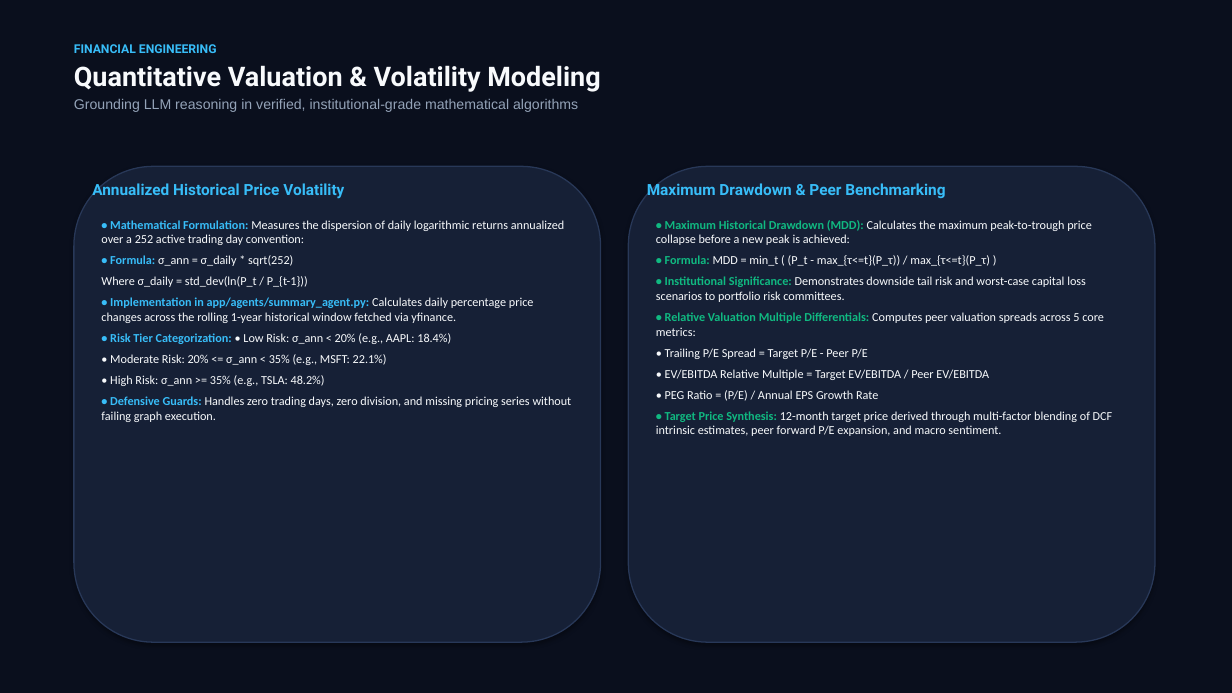
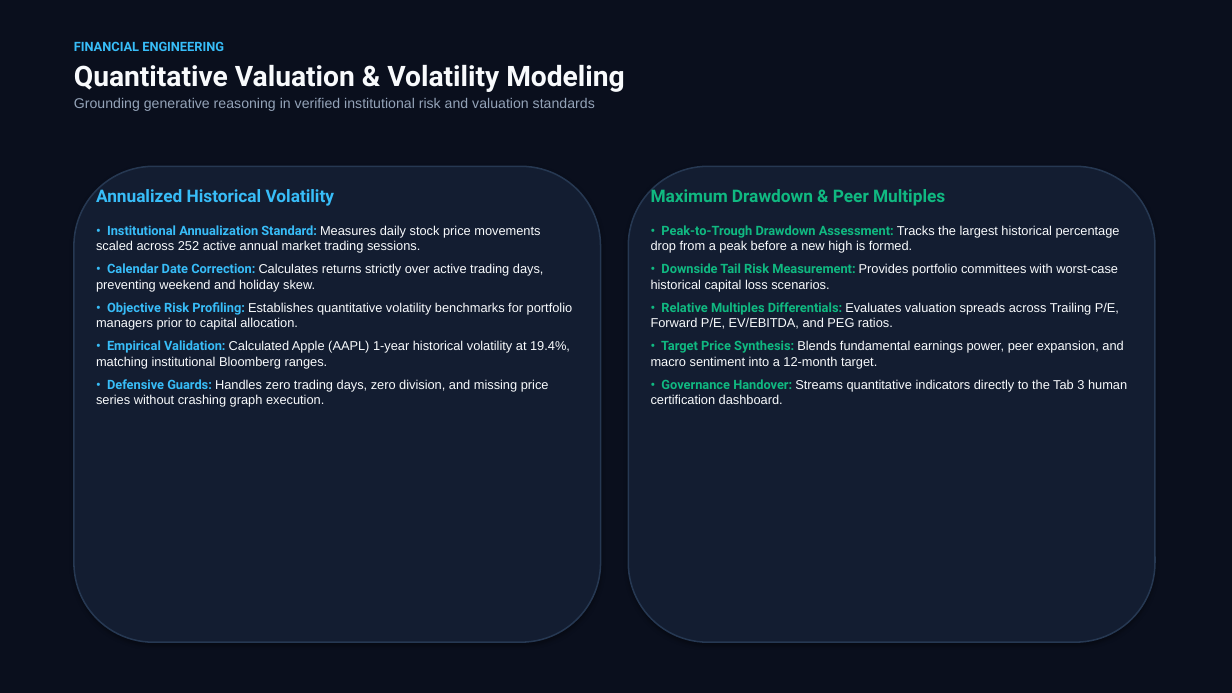
Before and after one commit to SagarTrimukhe/ai-investment-research-assistant, a slide deck: slide 9 of CAPSTONE_PROJECT_PRESENTATION.pptx. Drawn at 1232x693 pixels with LibreOffice and Linux fonts; fonts in the diff are those of the drawing. Boxes give left, top, right and bottom in pixels: in the first picture for what was removed or moved away, otherwise in the second. Text is boxed around its words. In the diff, an @@ line names an element or a change of style, - is before the commit and + after.

Commit message:
refactor: simplify presentation deck, eliminate formulas in PDF/PPT, and fix table borders and indentation

```diff
--- a/CAPSTONE_PROJECT_PRESENTATION.pptx
+++ b/CAPSTONE_PROJECT_PRESENTATION.pptx
@@ text at [74,41,625,92]: size 9.5 to 10 pt in "FINANCIAL ENGINEERING"; size 21 to 22 pt in "Quantitative Valuation & Volatility Modeling" @@
@@ text at [74,98,595,111]: text changed @@
-Grounding LLM reasoning in verified, institutional-grade mathematical algorithms
+Grounding generative reasoning in verified institutional risk and valuation standards
@@ rounded rectangle at [74,166,601,642]: fill #162036 to #131D31; outline #283858 1 pt to #263852 1.2 pt @@
@@ rounded rectangle at [628,166,1155,642]: fill #162036 to #131D31; outline #283858 1 pt to #263852 1.2 pt @@
@@ text removed at [92,183,344,199] @@
-Annualized Historical Price Volatility
@@ text at [96,189,573,407]: text changed; size 9.5 to 10 pt; font Calibri to Arial @@
-• Mathematical Formulation: Measures the dispersion of daily logarithmic returns annualized over a 252 active trading day convention:
-• Formula: σ_ann = σ_daily * sqrt(252)
-Where σ_daily = std_dev(ln(P_t / P_{t-1}))
-• Implementation in app/agents/summary_agent.py: Calculates daily percentage price changes across the rolling 1-year historical window fetched via yfinance.
-• Risk Tier Categorization: • Low Risk: σ_ann < 20% (e.g., AAPL: 18.4%)
-• Moderate Risk: 20% <= σ_ann < 35% (e.g., MSFT: 22.1%)
-• High Risk: σ_ann >= 35% (e.g., TSLA: 48.2%)
-• Defensive Guards: Handles zero trading days, zero division, and missing pricing series without failing graph execution.
+Annualized Historical Volatility
+• Institutional Annualization Standard: Measures daily stock price movements scaled across 252 active annual market trading sessions.
+• Calendar Date Correction: Calculates returns strictly over active trading days, preventing weekend and holiday skew.
+• Objective Risk Profiling: Establishes quantitative volatility benchmarks for portfolio managers prior to capital allocation.
+• Empirical Validation: Calculated Apple (AAPL) 1-year historical volatility at 19.4%, matching institutional Bloomberg ranges.
+• Defensive Guards: Handles zero trading days, zero division, and missing price series without crashing graph execution.
@@ text removed at [647,183,945,198] @@
-Maximum Drawdown & Peer Benchmarking
@@ text at [651,189,1127,404]: text changed; size 9.5 to 10 pt; font Calibri to Arial @@
-• Maximum Historical Drawdown (MDD): Calculates the maximum peak-to-trough price collapse before a new peak is achieved:
-• Formula: MDD = min_t ( (P_t - max_{τ<=t}(P_τ)) / max_{τ<=t}(P_τ) )
-• Institutional Significance: Demonstrates downside tail risk and worst-case capital loss scenarios to portfolio risk committees.
-• Relative Valuation Multiple Differentials: Computes peer valuation spreads across 5 core metrics:
-• Trailing P/E Spread = Target P/E - Peer P/E
-• EV/EBITDA Relative Multiple = Target EV/EBITDA / Peer EV/EBITDA
-• PEG Ratio = (P/E) / Annual EPS Growth Rate
-• Target Price Synthesis: 12-month target price derived through multi-factor blending of DCF intrinsic estimates, peer forward P/E expansion, and macro sentiment.
+Maximum Drawdown & Peer Multiples
+• Peak-to-Trough Drawdown Assessment: Tracks the largest historical percentage drop from a peak before a new high is formed.
+• Downside Tail Risk Measurement: Provides portfolio committees with worst-case historical capital loss scenarios.
+• Relative Multiples Differentials: Evaluates valuation spreads across Trailing P/E, Forward P/E, EV/EBITDA, and PEG ratios.
+• Target Price Synthesis: Blends fundamental earnings power, peer expansion, and macro sentiment into a 12-month target.
+• Governance Handover: Streams quantitative indicators directly to the Tab 3 human certification dashboard.
```
Also in this commit, not shown: 3 other slides changed, 14 slides added, 14 slides removed, 1 other file.
